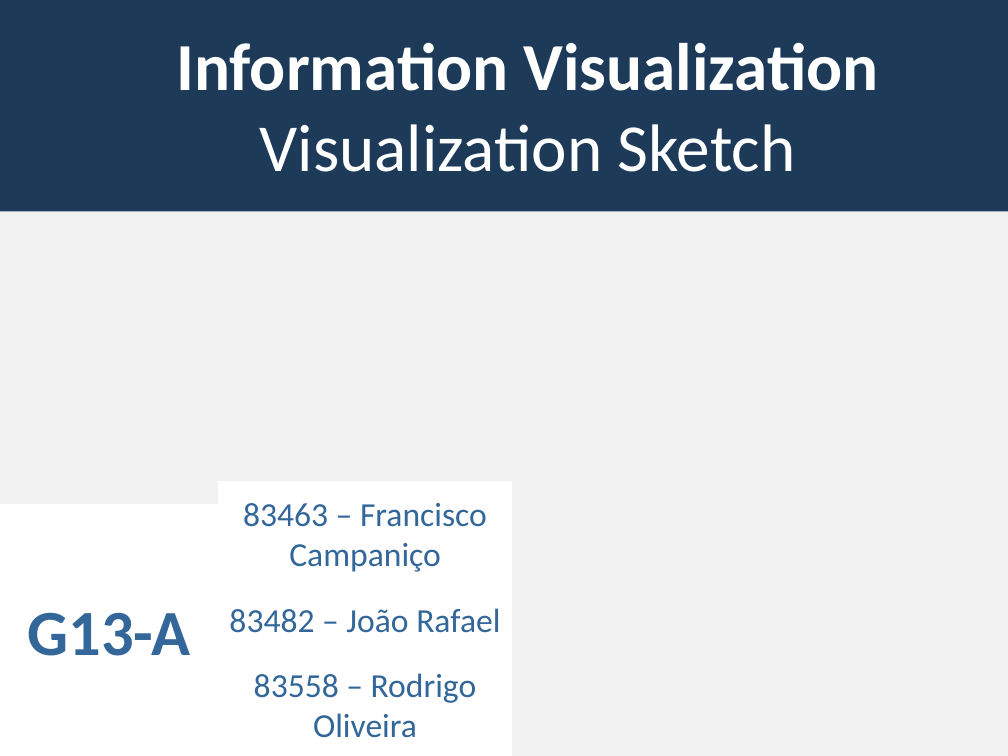
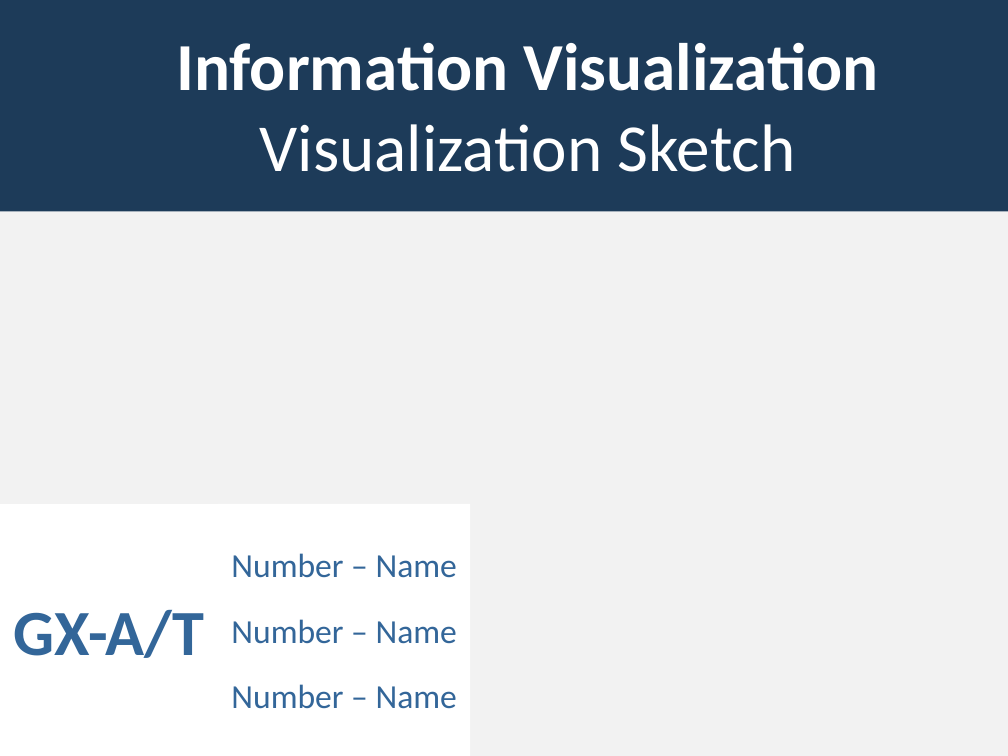
Before and after one commit to lucasrafael98/IV1819-esports, a slide deck: slide 1 of docs/Checkpoint III - Presentation.pptx. Drawn at 1008x756 pixels with LibreOffice and Linux fonts; fonts in the diff are those of the drawing; background and template pictures are left out. Boxes give left, top, right and bottom in pixels: in the first picture for what was removed or moved away, otherwise in the second. Text is boxed around its words. In the diff, an @@ line names an element or a change of style, - is before the commit and + after.

```diff
--- a/docs/Checkpoint III - Presentation.pptx
+++ b/docs/Checkpoint III - Presentation.pptx
@@ rectangle "Number – Name": place and size @@
-rectangle "Number – Name" at [219, 481, 512, 756]
+rectangle "Number – Name" at [219, 504, 471, 756]
@@ text in rectangle at [231, 553, 457, 709]: text changed @@
-83463 – Francisco Campaniço
-83482 – João Rafael
-83558 – Rodrigo Oliveira
+Number – Name
+Number – Name
+Number – Name
@@ text at [14, 610, 205, 658]: text changed @@
-G13-A
+GX-A/T
```
Also in this commit, not shown: 1 other slide changed, 4 slides added, 2 slides removed, 1 other file.
